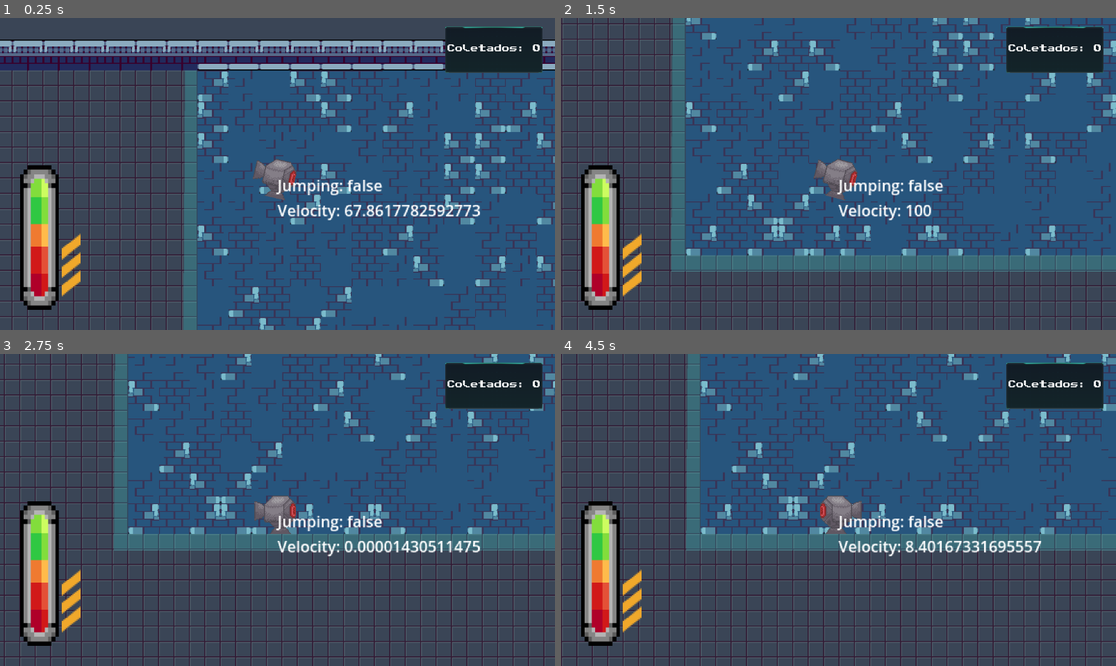
Above: before the commit, frames 1-4 (two rows, left to right).
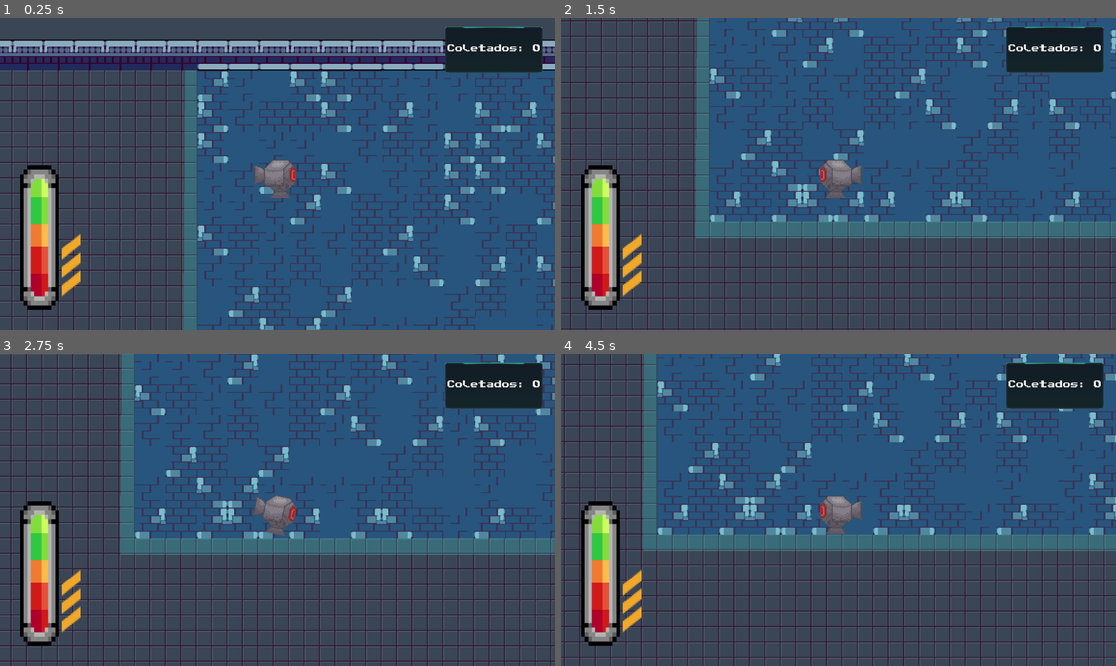
Above: after the commit, the same moments.

Repository: Jaete/Cleangoon
Game: Godot game, scene res://TSCN/Levels/tutorial_level.tscn
The game is run twice, just before and just after one commit, with the same random seed, the same clock (stepped at 60 frames per second) and the same inputs.
Inputs:
- Up to frame 1 (0.25 s): no input
- Up to frame 2 (1.5 s): tap Enter at 0.5 s; hold Right (Move_Right) 0.53-1.28 s; hold Shift (Boost) 0.53-1.28 s; tap Space (Rise) at 0.8, 1.35 s; hold Left (Move_Left) from 1.28 s (still down)
- Up to frame 3 (2.75 s): tap Shift (Boost) at 1.55 s; release Left (Move_Left) at 2.03 s; hold Right (Move_Right) from 2.03 s (still down); hold Shift (Boost) from 2.03 s (still down); tap Space (Rise) at 2.3 s
- Up to frame 4 (4.5 s): release Shift (Boost) at 2.78 s; tap Space (Rise) at 2.85, 3.8, 4.35 s; tap Shift (Boost) at 3.05 s; release Right (Move_Right) at 3.53 s; hold Shift (Boost) 3.53-4.28 s; hold Left (Move_Left) from 3.53 s (still down)

The runs differ from the first frame. In frame 1, 1.3% of the frame differs, in the area x 45-87%, y 45-65%; in frame 2, 32%, in the area x 0-100%, y 0-100%; in frame 3, 24%; in frame 4, 25%.

Commit message:
create player entity

Diff:
--- a/Scripts/Helpers/AnimationHelper.gd
+++ b/Resources/AnimationHelper/AnimationHelper.gd
@@ -1,17 +1,14 @@
 class_name AnimationHelper
-extends Node
+extends Resource
 
-@onready var player: Player = $".."
-@onready var sprite: Sprite2D = $"../Sprite2D"
-
-func check_direction():
+func check_direction(player: Player, sprite: Sprite2D):
 	if player.linear_velocity.x < 0:
 		sprite.flip_h = true
 	elif player.linear_velocity.x > 0:
 		sprite.flip_h = false
 	pass
 
-func rise():
+func rise(sprite: Sprite2D):
 	if sprite.is_flipped_h():
 		if sprite.rotation_degrees < 15:
 			sprite.rotation_degrees += 1
@@ -19,7 +16,7 @@
 		if sprite.rotation_degrees > -15:
 			sprite.rotation_degrees -= 1
 
-func fall():
+func fall(sprite: Sprite2D):
 	if !sprite.is_flipped_h():
 		if sprite.rotation_degrees < 15:
 			sprite.rotation_degrees += 1
@@ -27,5 +24,5 @@
 		if sprite.rotation_degrees > -15:
 			sprite.rotation_degrees -= 1
 
-func align():
+func align(sprite: Sprite2D):
 	sprite.rotation_degrees = 0
--- /dev/null
+++ b/Resources/AnimationHelper/AnimationHelper.tres
@@ -0,0 +1,6 @@
+[gd_resource type="Resource" script_class="AnimationHelper" load_steps=2 format=3 uid="uid://bjvg66l47ddex"]
+
+[ext_resource type="Script" path="res://Resources/AnimationHelper/AnimationHelper.gd" id="1_oqul8"]
+
+[resource]
+script = ExtResource("1_oqul8")
--- /dev/null
+++ b/Resources/PlayerController/PlayerController.gd
@@ -0,0 +1,43 @@
+class_name PlayerController
+extends Resource
+
+const UP: int = -1
+const DOWN: int = 1
+const LEFT: int = -1
+const RIGHT: int = 1
+const STOP: int = 0
+
+var vertical_movement: int = 0
+var horizonal_movement: int = 0
+var is_boosting: bool = false
+
+func get_input():
+	check_boost()
+	get_vertical_movement()
+	get_horizontal_movement()
+	is_stopped()
+
+func get_vertical_movement():
+	if Input.is_action_pressed("Rise"):
+		vertical_movement = UP
+	else:
+		vertical_movement = DOWN
+
+func get_horizontal_movement():
+	if Input.is_action_pressed("Move_Left") && Input.is_action_pressed("Move_Right"):
+		horizonal_movement = STOP
+	elif Input.is_action_pressed("Move_Left"):
+		horizonal_movement = LEFT
+	elif Input.is_action_pressed("Move_Right"):
+		horizonal_movement = RIGHT
+
+func check_boost():
+	if Input.is_action_pressed("Boost"):
+		is_boosting = true
+	else:
+		is_boosting = false
+
+func is_stopped():
+	if !Input.is_anything_pressed():
+		vertical_movement = STOP
+		horizonal_movement = STOP
--- /dev/null
+++ b/Resources/PlayerController/PlayerController.tres
@@ -0,0 +1,6 @@
+[gd_resource type="Resource" script_class="PlayerController" load_steps=2 format=3 uid="uid://3bcj6bpysgo7"]
+
+[ext_resource type="Script" path="res://Resources/PlayerController/PlayerController.gd" id="1_kjel6"]
+
+[resource]
+script = ExtResource("1_kjel6")
--- /dev/null
+++ b/Resources/PlayerData/PlayerData.gd
@@ -0,0 +1,13 @@
+class_name PlayerData
+extends Resource
+
+enum Upgrades {
+	GRASS_CUTTER = 1,
+	STRONG_ARM,
+	FLASHLIGHT,
+	SPECIAL_STORAGE,
+}
+
+var money: int = 0
+var trash_collected: int = 0
+var current_upgrades: Array[int] = []
--- /dev/null
+++ b/Resources/PlayerData/PlayerData.tres
@@ -0,0 +1,6 @@
+[gd_resource type="Resource" script_class="PlayerData" load_steps=2 format=3 uid="uid://cg5bhkxvsmw8h"]
+
+[ext_resource type="Script" path="res://Resources/PlayerData/PlayerData.gd" id="1_qnlyj"]
+
+[resource]
+script = ExtResource("1_qnlyj")
--- /dev/null
+++ b/Resources/PlayerPhysics/PlayerPhysics.gd
@@ -0,0 +1,25 @@
+class_name PlayerPhysics
+extends Resource
+
+@export var V_MAX_SPEED: float = 100.0
+@export var  V_ACCELERATION: float = 250.0
+@export var  H_MAX_SPEED: float = 100.0
+@export var  H_ACCELERATION: float = 150.0
+
+const LEFT: float = -1.0
+const RIGHT: float = 1.0
+const STOP: float = 0.0
+
+func move(player: Player, is_boosting: bool, h_movement: int, v_movement: int):
+	if abs(player.linear_velocity.x) >= (H_MAX_SPEED):
+		player.linear_velocity.x = H_MAX_SPEED * h_movement
+	else:
+		player.apply_central_force(Vector2(h_movement * H_ACCELERATION, 0))
+	if v_movement == 1:
+		player.constant_force.y = 0
+	else:
+		if player.linear_velocity.y <= -(V_MAX_SPEED):
+			player.constant_force.y = -(V_MAX_SPEED)
+		else:
+			player.apply_central_force(Vector2(0, v_movement * V_ACCELERATION))
+	pass
--- /dev/null
+++ b/Resources/PlayerPhysics/PlayerPhysics.tres
@@ -0,0 +1,13 @@
+[gd_resource type="Resource" script_class="PlayerPhysics" load_steps=2 format=3 uid="uid://502osudyjdp8"]
+
+[ext_resource type="Script" path="res://Resources/PlayerPhysics/PlayerPhysics.gd" id="1_j1d4o"]
+
+[resource]
+script = ExtResource("1_j1d4o")
+V_MAX_SPEED = 100.0
+V_ACCELERATION = 250.0
+H_MAX_SPEED = 100.0
+H_ACCELERATION = 150.0
+LEFT = -1.0
+RIGHT = 1.0
+STOP = 0.0
--- a/Scripts/DEBUG/Label.gd
+++ b/Scripts/DEBUG/Label.gd
@@ -1,6 +1,5 @@
 extends Label
 
-@onready var cont: PlayerController = $"../PlayerController"
 @onready var pl: Player = $".."
 
 func _process(delta):
--- a/Scripts/Player/Player.gd
+++ b/Scripts/Player/Player.gd
@@ -1,70 +1,28 @@
 class_name Player
 extends RigidBody2D
 
-@onready var controller: PlayerController = $PlayerController
-@onready var animation: AnimationHelper = $AnimationHelper
-
-const V_SPEED: float = 200.0
-const H_SPEED: float = 200.0
-const LEFT: float = -1.0
-const RIGHT: float = 1.0
-const STOP: float = 0.0
-
-var v_direction: float = 0.0
-var h_direction: float = 0.0
-var boosting: bool = true
+@export_category("Physics Movement")
+@export var physics: PlayerPhysics
+@export_category("Player Controller")
+@export var controller: PlayerController
+@export_category("Animation Helper")
+@export var animation: AnimationHelper
+@export var sprite: Sprite2D
+@export_category("Player Data")
+@export var data: PlayerData
 
 func _ready():
 	mass = 0.5
 	gravity_scale = 0.3
 
-
 func _physics_process(delta):
-	process_input()
-	animation.check_direction()
-	move(boosting)
-	if v_direction != 0:
-		animation.rise()
-	elif v_direction == 0 && linear_velocity.y > 5:
-		animation.fall()
+	controller.get_input()
+	animation.check_direction(self, sprite)
+	physics.move(self, controller.is_boosting, controller.horizonal_movement, controller.vertical_movement)
+	if controller.vertical_movement < 0:
+		animation.rise(sprite)
+	elif controller.vertical_movement > 0 && linear_velocity.y > 0:
+		animation.fall(sprite)
 	else:
-		animation.align()
-
+		animation.align(sprite)
 	pass
-
-func process_input():
-	#Check vertical movement direction
-	if Input.is_action_pressed("Rise"):
-		v_direction = -1
-	else:
-		v_direction = 0
-	#Check if trying to boost
-	if Input.is_action_pressed("Boost"):
-		boosting = true
-	else:
-		boosting = false
-	#Check horizontal movement direction
-	if Input.is_action_pressed("Move_Left"):
-		h_direction = -1
-	elif Input.is_action_pressed("Move_Right"):
-		h_direction = 1
-	elif !Input.is_action_pressed("Move_Left") && !Input.is_action_pressed("Move_Right"):
-		h_direction = 0
-	pass
-
-func move(is_boosting: bool):
-	if h_direction == STOP:
-		constant_force.x = 0
-	if v_direction == STOP:
-		constant_force.y = 0
-	if linear_velocity.x > H_SPEED / 2 || linear_velocity.x < -(H_SPEED / 2):
-		linear_velocity.x = H_SPEED / 2 * h_direction
-	else:
-		apply_central_force(Vector2(h_direction * H_SPEED, STOP))
-	if linear_velocity.y <= -(V_SPEED / 2) && v_direction != 0:
-		linear_velocity.y = V_SPEED / 2 * v_direction
-	elif linear_velocity.y >= (V_SPEED / 2) && v_direction == 0:
-		linear_velocity.y = V_SPEED / 2
-	else:
-		apply_central_force(Vector2(STOP, v_direction * V_SPEED))
-	pass
--- a/Scripts/Player/PlayerController.gd
+++ /dev/null
@@ -1,33 +0,0 @@
-class_name PlayerController
-extends Node
-
-enum Controls {
-	MOVE_LEFT = 1,
-	MOVE_RIGHT = -1,
-	RISE = 2,
-	BOOST_LEFT = 3,
-	BOOST_RIGHT = 4,
-	STOPPED = 0
-}
-
-var current_action: int = 0
-
-
-
-func get_input():
-	if Input.is_action_pressed("Rise"):
-		current_action = Controls.RISE
-	elif Input.is_action_pressed("Boost"):
-		if Input.is_action_pressed("Move_Left"):
-			current_action = Controls.BOOST_LEFT
-		elif Input.is_action_pressed("Move_Right"):
-			current_action = Controls.BOOST_RIGHT
-		return
-	elif Input.is_action_pressed("Move_Left"):
-		current_action = Controls.MOVE_LEFT
-		return
-	elif Input.is_action_pressed("Move_Right"):
-		current_action = Controls.MOVE_RIGHT
-		return
-	else:
-		current_action = Controls.STOPPED
--- a/TSCN/Entities/player.tscn
+++ b/TSCN/Entities/player.tscn
@@ -1,10 +1,7 @@
-[gd_scene load_steps=8 format=3 uid="uid://cytg6jnj3iky4"]
+[gd_scene load_steps=5 format=3 uid="uid://cytg6jnj3iky4"]
 
 [ext_resource type="Script" path="res://Scripts/Player/Player.gd" id="1_ho8sk"]
 [ext_resource type="Texture2D" uid="uid://dn6q65jm2jwhp" path="res://Assets/Sprites/limpa-i-989.png" id="2_kb6fu"]
-[ext_resource type="Script" path="res://Scripts/Player/PlayerController.gd" id="3_ljymo"]
-[ext_resource type="Script" path="res://Scripts/Helpers/AnimationHelper.gd" id="4_7ah1g"]
-[ext_resource type="Script" path="res://Scripts/DEBUG/Label.gd" id="5_o0sma"]
 
 [sub_resource type="PhysicsMaterial" id="PhysicsMaterial_k4xc7"]
 friction = 0.25
@@ -13,11 +10,12 @@
 [sub_resource type="CircleShape2D" id="CircleShape2D_5dl8p"]
 radius = 20.0
 
-[node name="Player" type="RigidBody2D"]
+[node name="Player" type="RigidBody2D" node_paths=PackedStringArray("sprite")]
 position = Vector2(307, 99)
 physics_material_override = SubResource("PhysicsMaterial_k4xc7")
 lock_rotation = true
 script = ExtResource("1_ho8sk")
+sprite = NodePath("Sprite2D")
 
 [node name="CollisionShape2D" type="CollisionShape2D" parent="."]
 position = Vector2(2, 5)
@@ -26,14 +24,3 @@
 [node name="Sprite2D" type="Sprite2D" parent="."]
 texture = ExtResource("2_kb6fu")
 offset = Vector2(0, 0.905)
-
-[node name="PlayerController" type="Node" parent="."]
-script = ExtResource("3_ljymo")
-
-[node name="AnimationHelper" type="Node" parent="."]
-script = ExtResource("4_7ah1g")
-
-[node name="Label" type="Label" parent="."]
-offset_right = 40.0
-offset_bottom = 23.0
-script = ExtResource("5_o0sma")
--- a/TSCN/Levels/tutorial_level.tscn
+++ b/TSCN/Levels/tutorial_level.tscn
@@ -1,8 +1,22 @@
-[gd_scene load_steps=4 format=3 uid="uid://dnamtpdl1nyu4"]
+[gd_scene load_steps=10 format=3 uid="uid://dnamtpdl1nyu4"]
 
 [ext_resource type="TileSet" uid="uid://ba4ch2yqukfhj" path="res://Assets/Tilesets/tutorial_level.tres" id="1_n7irr"]
 [ext_resource type="PackedScene" uid="uid://cytg6jnj3iky4" path="res://TSCN/Entities/player.tscn" id="2_d03b0"]
+[ext_resource type="Script" path="res://Resources/PlayerPhysics/PlayerPhysics.gd" id="3_ug6ue"]
+[ext_resource type="Script" path="res://Resources/PlayerController/PlayerController.gd" id="4_8jihy"]
 [ext_resource type="Script" path="res://Scripts/Player/MainCamera.gd" id="4_kv8ak"]
+[ext_resource type="Resource" uid="uid://bjvg66l47ddex" path="res://Resources/AnimationHelper/AnimationHelper.tres" id="5_hc53m"]
+[ext_resource type="Resource" uid="uid://cg5bhkxvsmw8h" path="res://Resources/PlayerData/PlayerData.tres" id="6_jpv58"]
+
+[sub_resource type="Resource" id="Resource_4rwqx"]
+script = ExtResource("3_ug6ue")
+V_MAX_SPEED = 100.0
+V_ACCELERATION = 250.0
+H_MAX_SPEED = 100.0
+H_ACCELERATION = 150.0
+
+[sub_resource type="Resource" id="Resource_xphff"]
+script = ExtResource("4_8jihy")
 
 [node name="TutorialLevel" type="Node2D"]
 
@@ -19,6 +33,10 @@
 polygon = PackedVector2Array(211, 0, 976, 0, 977, 337, 209, 337)
 
 [node name="Player" parent="." instance=ExtResource("2_d03b0")]
+physics = SubResource("Resource_4rwqx")
+controller = SubResource("Resource_xphff")
+animation = ExtResource("5_hc53m")
+data = ExtResource("6_jpv58")
 
 [node name="Camera2D" type="Camera2D" parent="."]
 position = Vector2(411, 314)
